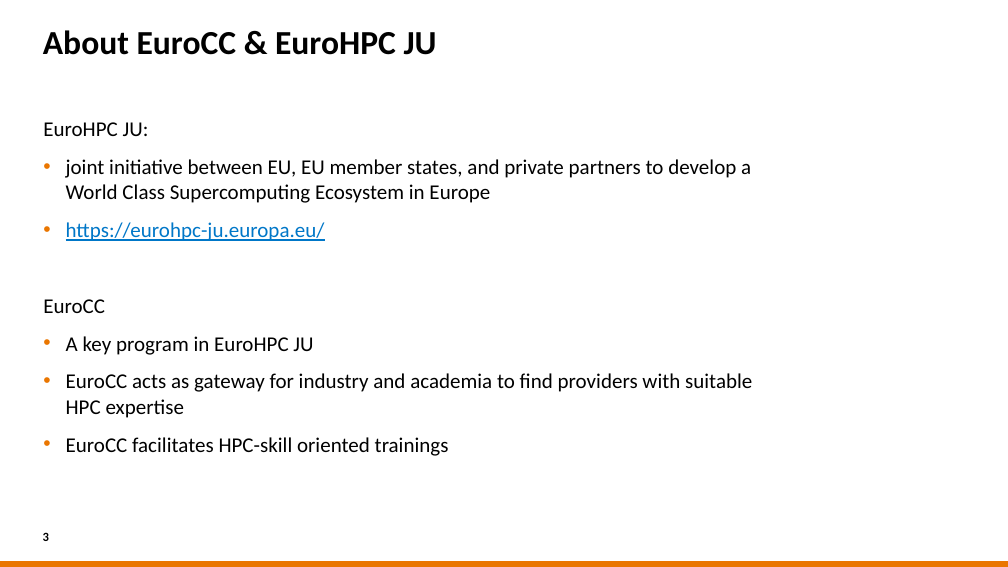
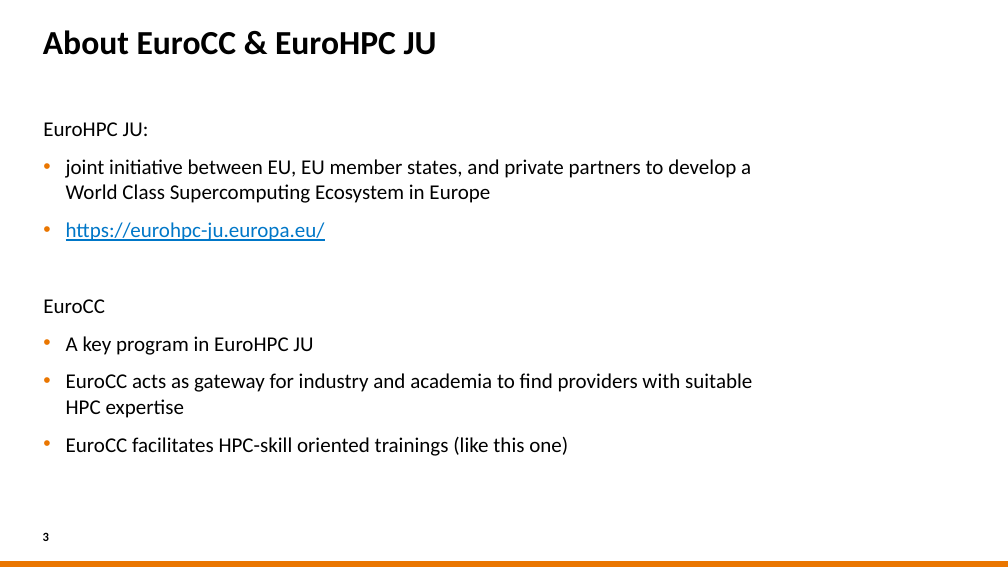
Before and after one commit to sara-nl/HPML-course-materials, a slide deck: slide 3 of Day1/slides/EuroHPC_HPML_welcome.pptx. Drawn at 1008x567 pixels with LibreOffice and Linux fonts; fonts in the diff are those of the drawing; background and template pictures are left out. Boxes give left, top, right and bottom in pixels: in the first picture for what was removed or moved away, otherwise in the second. Text is boxed around its words. In the diff, an @@ line names an element or a change of style, - is before the commit and + after.

```diff
--- a/Day1/slides/EuroHPC_HPML_welcome.pptx
+++ b/Day1/slides/EuroHPC_HPML_welcome.pptx
@@ text at [66,437,568,456]: text changed @@
-• EuroCC facilitates HPC-skill oriented trainings
+• EuroCC facilitates HPC-skill oriented trainings (like this one)
```
Also in this commit, not shown: 4 other slides changed, 9 other files.
